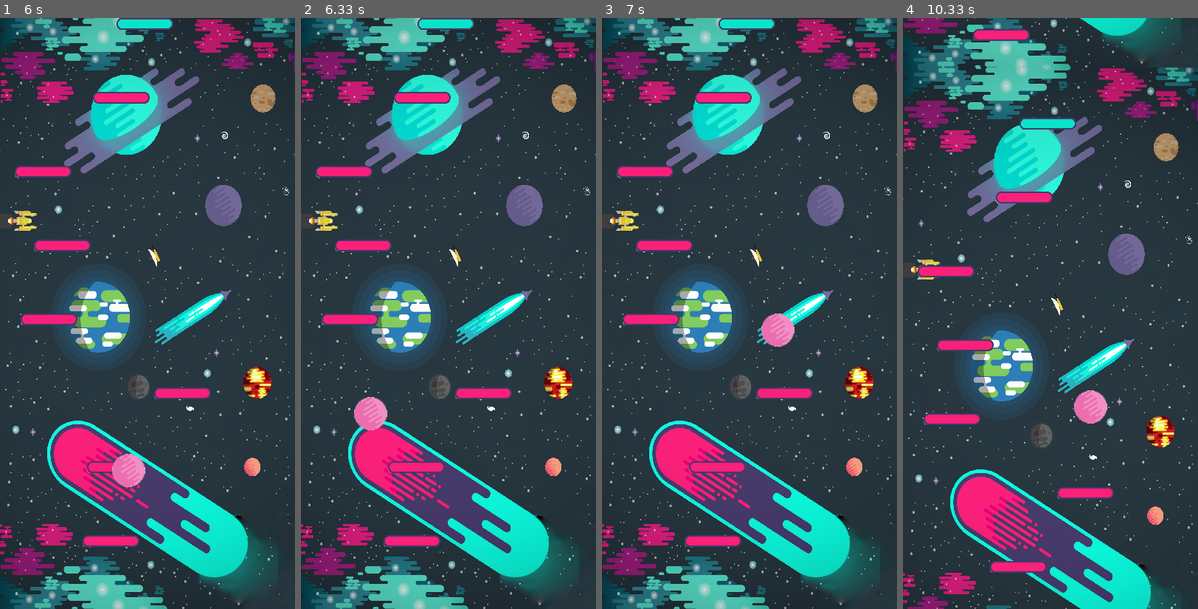
Above: before the commit, frames 1-4 (left to right).
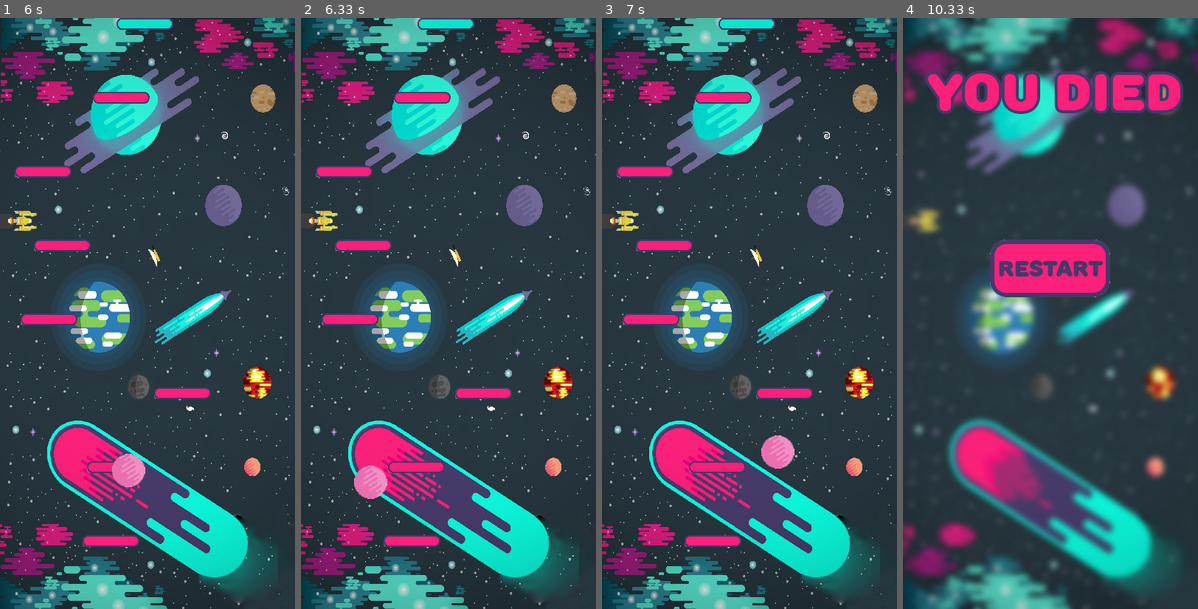
Above: after the commit, the same moments.

Repository: Protocs/pygame-for-kids
Game: pygame game, started from main.py
Same seed, same stepped clock (60 frames per second), same inputs: the game is played once before the commit and once after it.
Inputs (mouse positions are in pixels of both pictures, inside the frame that each line leads up to):
- Up to frame 1 (6 s): click (147, 266) at 0.38 s; hold Esc 0.9-1.43 s; hold Left 0.9-1.43 s; move the mouse to (141, 384) at 0.93 s; click (188, 360) at 1.52 s; click (112, 272) at 4.58 s; hold Right 4.87-5.33 s; move the mouse to (224, 94) at 4.9 s; hold Left 5.37-5.9 s; hold Left from 5.93 s (still down)
- Up to frame 2 (6.33 s): keep holding Left
- Up to frame 3 (7 s): release Left at 6.33 s; hold Right from 6.37 s (still down)
- Up to frame 4 (10.33 s): release Right at 7 s; hold Left 7.03-7.5 s; hold Right 7.53-8 s; hold Right 8.03-8.5 s; hold Left 8.53-9.07 s; hold Left 9.1-9.5 s; hold Right 9.53-10.17 s; hold Left from 10.2 s (still down)

Frame 1 is identical in both runs. In frame 2, 1.0% of the frame differs, in the area x 18-30%, y 64-82%; in frame 3, 1.0%; in frame 4, 53%, in the area x 0-100%, y 0-100%.

Commit message:
Столкновение с платформами допилил

Diff:
--- a/planetjump/game.py
+++ b/planetjump/game.py
@@ -35,7 +35,7 @@
                     self.set_pause()
 
     def update(self):
-        if self.player.rect.y < 380 and self.player.moving:
+        if self.player.rect.y <= 380 and self.player.moving:
             self.background_scrolling(self.player.speeding / 2)
         self.draw_backgrounds()
         self.all_sprites.draw(self.surface)
--- a/planetjump/player.py
+++ b/planetjump/player.py
@@ -50,11 +50,12 @@
     def find_collide(self):
         if self.moving:
             return
-        colliding_sprites = pygame.sprite.spritecollide(self, self.game.all_sprites, False)
-        colliding_sprites.remove(self)
-        if colliding_sprites:
-            self.speeding = 5
-            self.moving = True
+
+        for sprite in self.game.all_sprites:
+            if pygame.sprite.collide_mask(self, sprite) and sprite != self:
+                if self.rect.y + 40 <= sprite.rect.y:
+                    self.speeding = 5
+                    self.moving = True
 
     def death(self):
         DeathScreen(self.surface)
